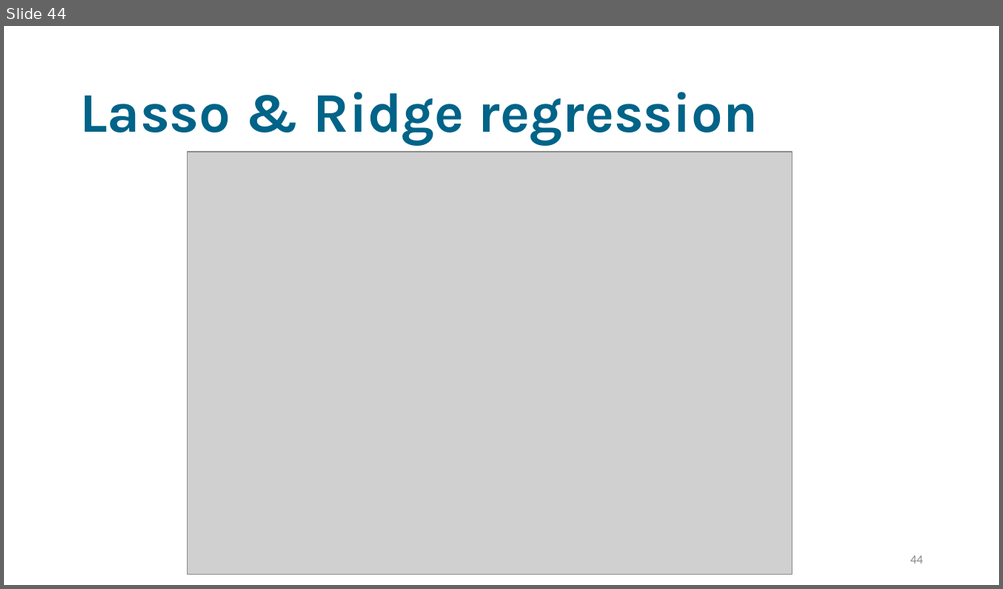
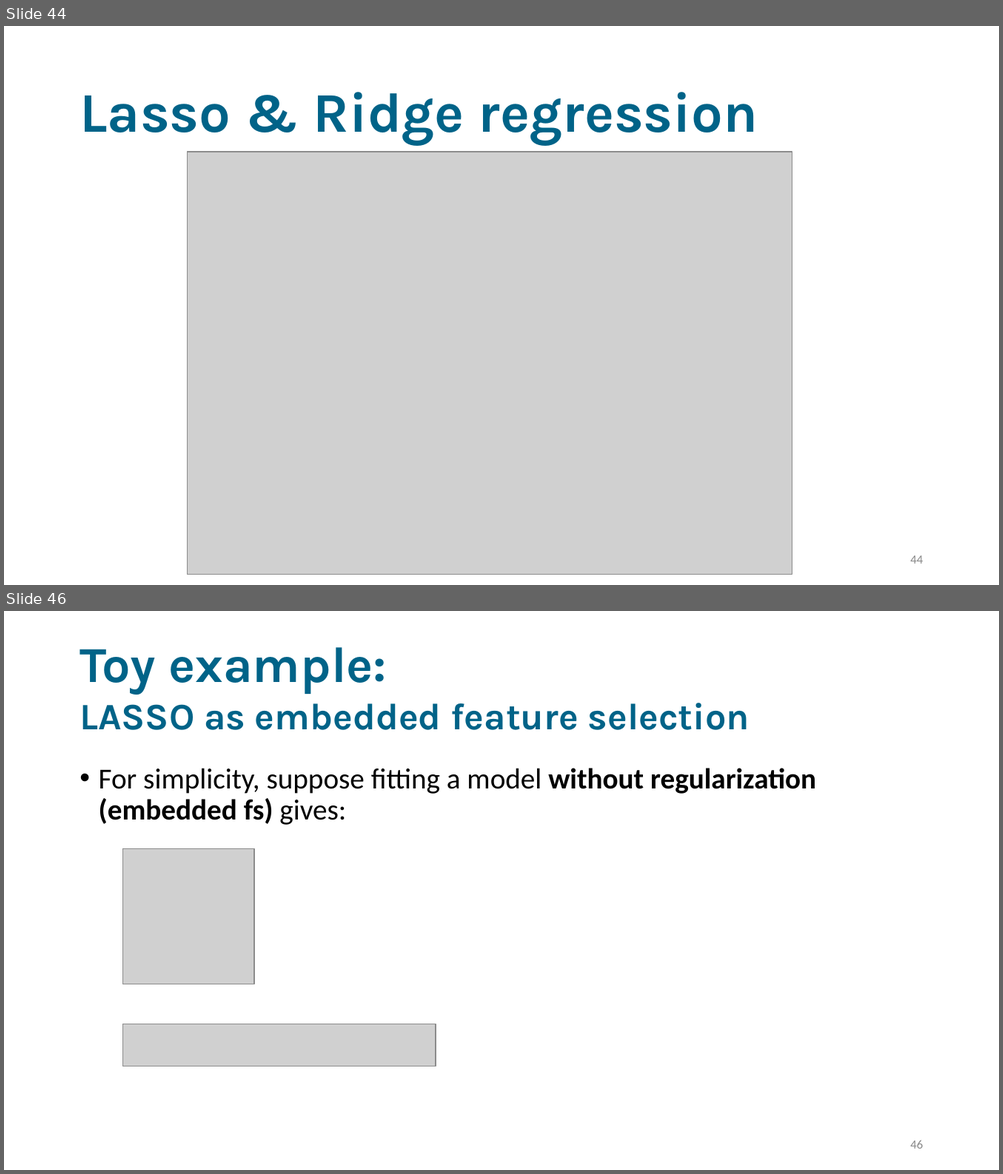
Before and after one commit to bagheria/applied_tm, a slide deck: tuesday/Lectures/lecture 3/Lecture_3.pptx. Shown one above the other, each under a label of ours: slide 44 before the commit, slides 44 and 46 after it; the slides between them are not shown. The pictures are 1003x589 and 1003x1174 pixels, drawn with LibreOffice and Linux fonts; fonts in the diff are those of the drawing; grey boxes stand for pictures. Boxes give left, top, right and bottom in pixels: in the first picture for what was removed or moved away, otherwise in the second. Text is boxed around its words. In the diff, an @@ line names an element or a change of style, - is before the commit and + after.

```diff
--- a/tuesday/Lectures/lecture 3/Lecture_3.pptx
+++ b/tuesday/Lectures/lecture 3/Lecture_3.pptx
@@ slide 46 added at <box>4,611,999,1170</box>, background #FFFFFF @@
@@ title added at <box>79,647,749,730</box>, 36 pt, text #006388, bold @@
+Toy example:
+LASSO as embedded feature selection
@@ text added at <box>99,768,816,825</box>, 28 pt, text #000000 @@
+• For simplicity, suppose fitting a model without regularization (embedded fs) gives:
@@ picture added at <box>122,849,254,985</box> @@
@@ picture added at <box>122,1025,435,1067</box> @@
@@ page number added at <box>910,1141,922,1149</box>, 12 pt, text #898989 @@
+46
```
Also in this commit, not shown: 5 slides changed, 3 other slides added.
